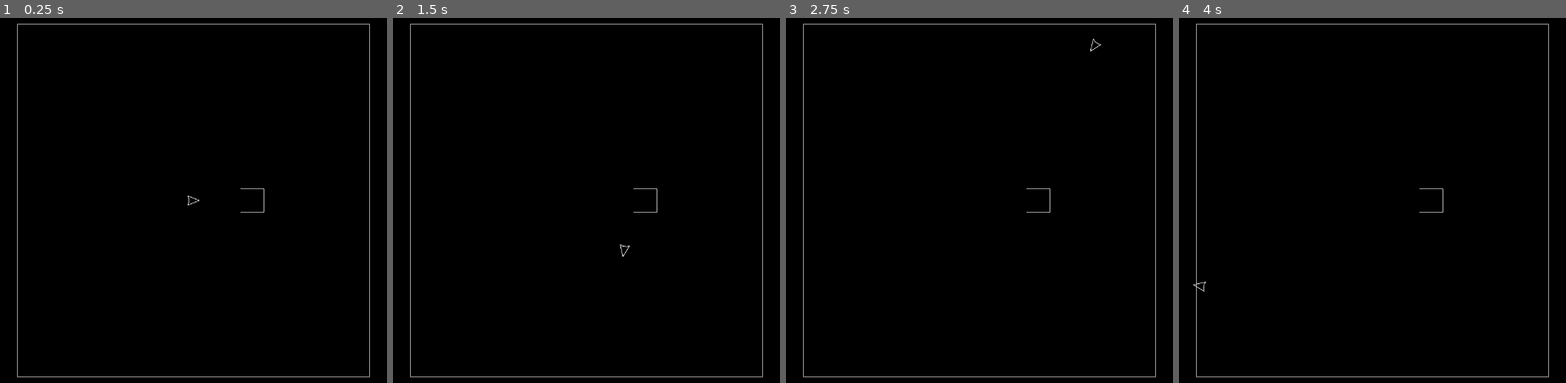
Above: before the commit, frames 1-4 (left to right).
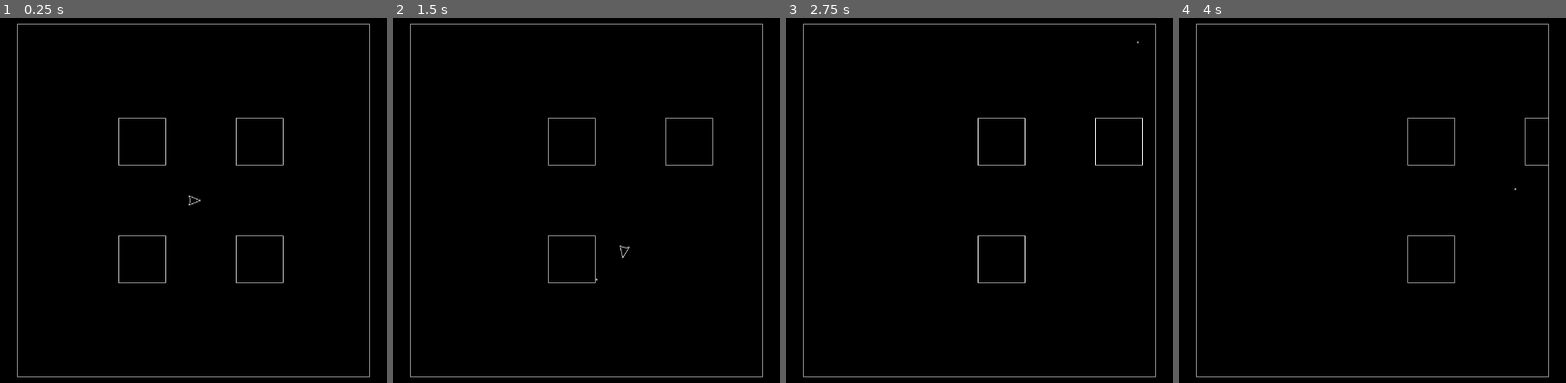
Above: after the commit, the same moments.

Repository: AniMerrill/Meteoroids
Game: Godot game, scene res://Meteoroids.tscn
Same seed, same stepped clock (60 frames per second), same inputs: the game is played once before the commit and once after it.
Inputs:
- Up to frame 1 (0.25 s): no input
- Up to frame 2 (1.5 s): tap Enter at 0.5 s; hold Right (turn_right) 0.53-1.28 s; hold Up (boost) 0.53-1.28 s; tap Space (shoot) at 0.8, 1.35 s; hold Left (turn_left) from 1.28 s (still down)
- Up to frame 3 (2.75 s): tap Up (boost) at 1.55 s; release Left (turn_left) at 2.03 s; hold Right (turn_right) from 2.03 s (still down); hold Up (boost) from 2.03 s (still down); tap Space (shoot) at 2.3 s
- Up to frame 4 (4 s): release Up (boost) at 2.78 s; tap Space (shoot) at 2.85, 3.8 s; tap Up (boost) at 3.05 s; release Right (turn_right) at 3.53 s; hold Left (turn_left) from 3.53 s (still down); hold Up (boost) from 3.53 s (still down)

The runs differ from the first frame. In frame 1, 0.6% of the frame differs, in the area x 30-74%, y 27-73%; in frame 2, 0.5%; in frame 3, 0.5%; in frame 4, 0.4%.

Commit message:
Day 02 Commit
Created a way so that the internal classes could call functions
outside of their scope in Meteoroids.gd (i.e. the draw_object()
function). This also lead to an internalization of most process
and draw calls into their respective classes.

Added a buffer boarder to PlayField so now you cannot see
objects when they leave the area.

Added the ability for the player to shoot, and Bullets expire
after a set amount of time.

Added basic Meteor to test spawning them into the level and
destroying them with the player's bullets.

Diff:
--- a/Meteoroids.gd
+++ b/Meteoroids.gd
@@ -2,6 +2,9 @@
 
 # Generic object that can be drawn in Meteoroids
 class GameObject:
+	# "GameManager" which allows us to use the functions outside of the class
+	var gm : Node2D
+
 	var pos := Vector2.ZERO # Position
 	var rot := 0.0 # Rotation
 
@@ -14,30 +17,35 @@
 
 	var polygon := false # Flag for connecting last point to first point
 
-	func _init()->void:
-		# Setup for "class" checks later
-		set_meta("GameObject", 0)
+	func _init(_gm : Node2D)->void:
+		gm = _gm
+
+	func draw()->void:
+		gm.draw_object(self)
+
+	func get_shape()->PoolVector2Array:
+		return pts[0]
 
 class Ship extends GameObject:
-	var velocity := Vector2.ZERO
-	var max_vel := Vector2(50,50)
+	var vel := Vector2.ZERO
+	var max_vel := Vector2(25,25)
 
 	var rot_speed := PI
 	var speed := 5
 
-	func _init()->void:
+	var spawn_bullet := false
+
+	func _init(_gm : Node2D).(_gm)->void:
 		# TODO: Change points so rotation is centered
 		pts = [[
-			Vector2(10, 0),
-			Vector2(-10, 8),
-			Vector2(-8, 4),
-			Vector2(-8, -4),
-			Vector2(-10, -8)
+			Vector2(12, 0),
+			Vector2(-8, 8),
+			Vector2(-6, 4),
+			Vector2(-6, -4),
+			Vector2(-8, -8)
 			]]
 
 		polygon = true
-
-		set_meta("Ship", 0)
 
 	func process(delta : float)->void:
 		if Input.is_action_pressed("turn_left"):
@@ -53,24 +61,55 @@
 				rot -= 2 * PI
 
 		if Input.is_action_pressed("boost"):
-			velocity += Vector2.RIGHT.rotated(rot) * speed * delta
-
-			if abs(velocity.x) > max_vel.x:
-				velocity.x = sign(velocity.x) * max_vel.x
-
-			if abs(velocity.y) > max_vel.y:
-				velocity.y = sign(velocity.y) * max_vel.y
+			vel += Vector2.RIGHT.rotated(rot) * speed * delta
 
 		if Input.is_action_just_pressed("shoot"):
-			print("shoot")
-
-		pos += velocity
+			spawn_bullet = true
+
+		if abs(vel.x) > max_vel.x:
+				vel.x = sign(vel.x) * max_vel.x
+
+		if abs(vel.y) > max_vel.y:
+			vel.y = sign(vel.y) * max_vel.y
+
+		pos += vel
+
+class Bullet extends GameObject:
+	var vel := Vector2.RIGHT * 500
+
+	var dur := 1.0
+	var time := 0.0
+
+	var delete := false
+
+	var player := true
+
+	#var target
+
+	func _init(_gm : Node2D).(_gm)->void:
+		pts = [[
+			Vector2(-1, -1),
+			Vector2(1, -1),
+			Vector2(1, 1),
+			Vector2(-1, 1)
+			]]
+
+		#target = _target
+
+	func process(delta : float)->void:
+		time += delta
+
+		if time >= dur:
+			delete = true
+		else:
+			pos += vel * delta
 
 class PlayField extends GameObject:
 	var size := 600.0
-	var buffer := 10.0
-
-	func _init()->void:
+	var buffer := 40.0
+	var buffer_color := Color(0,0,0)
+
+	func _init(_gm : Node2D).(_gm)->void:
 		pts = [[
 			Vector2(-size / 2, -size / 2),
 			Vector2(size / 2, -size /2),
@@ -80,7 +119,59 @@
 
 		polygon = true
 
-		set_meta("PlayField", 0)
+	func draw()->void:
+		var buffer_thickness := buffer * 4
+		var buffer_width := size / 2
+
+		# Top
+		gm.draw_rect(
+			Rect2(
+				(-buffer_width - buffer_thickness) * gm.draw_scale + gm.draw_offset.x,
+				(-buffer_thickness - buffer_width) * gm.draw_scale + gm.draw_offset.y,
+				(size + buffer_thickness * 2) * gm.draw_scale,
+				buffer_thickness * gm.draw_scale
+				),
+			buffer_color,
+			true
+		)
+
+		# Bottom
+		gm.draw_rect(
+			Rect2(
+				(-buffer_width - buffer_thickness) * gm.draw_scale + gm.draw_offset.x,
+				(buffer_width) * gm.draw_scale + gm.draw_offset.y,
+				(size + buffer_thickness * 2) * gm.draw_scale,
+				buffer_thickness * gm.draw_scale
+				),
+			buffer_color,
+			true
+		)
+
+		# Left
+		gm.draw_rect(
+			Rect2(
+				(-buffer_width - buffer_thickness) * gm.draw_scale + gm.draw_offset.x,
+				(-buffer_width) * gm.draw_scale + gm.draw_offset.y,
+				buffer_thickness * gm.draw_scale,
+				(size) * gm.draw_scale
+				),
+			buffer_color,
+			true
+		)
+
+		# Right
+		gm.draw_rect(
+			Rect2(
+				(buffer_width) * gm.draw_scale + gm.draw_offset.x,
+				(-buffer_width) * gm.draw_scale + gm.draw_offset.y,
+				buffer_thickness * gm.draw_scale,
+				(size) * gm.draw_scale
+				),
+			buffer_color,
+			true
+		)
+
+		.draw()
 
 	func warp_object(obj : GameObject)->void:
 		if obj.pos.x < -(size / 2) - buffer:
@@ -93,33 +184,126 @@
 		elif obj.pos.y > (size / 2) + buffer:
 			obj.pos.y = -(size / 2) - buffer
 
-class TestSquare extends GameObject:
-	func _init():
+class Meteor extends GameObject:
+	var vel := Vector2.ZERO
+
+	func _init(_gm : Node2D, _pos : Vector2, _vel : Vector2).(_gm):
 		pts = [[
-			Vector2(-20, -20),
-			Vector2(20, -20),
-			Vector2(20, 20),
-			Vector2(-20, 20)
+			Vector2(-40, -40),
+			Vector2(40, -40),
+			Vector2(40, 40),
+			Vector2(-40, 40)
 			]]
 
-		pos = Vector2(100, 0)
+		polygon = true
+
+		pos = _pos
+		vel = _vel
+
+	func process(delta : float)->void:
+		pos += vel * delta
 
 class Level:
-	enum {PLAYFIELD, SHIP, SQUARE}
-
-	var obj = [
-		PlayField.new(),
-		Ship.new(),
-		TestSquare.new()
-		]
-
-	func _init():
-		set_meta("Level", 0)
+	var gm : Node2D
+	var obj := {}
+
+	func _init(_gm : Node2D):
+		obj = {
+			"playfield" : PlayField.new(_gm),
+			"ship" : Ship.new(_gm),
+			"meteors" : [
+				Meteor.new(_gm, Vector2(-100,-100), Vector2.RIGHT * 50),
+				Meteor.new(_gm, Vector2(100,-100), Vector2.RIGHT * 50),
+				Meteor.new(_gm, Vector2(100,100), Vector2.RIGHT * 50),
+				Meteor.new(_gm, Vector2(-100,100), Vector2.RIGHT * 50),
+				],
+			"bullets" : []
+			}
+
+		gm = _gm
 
 	func process(delta : float)->void:
-		obj[SHIP].process(delta)
-
-		obj[PLAYFIELD].warp_object(obj[SHIP])
+		obj.ship.process(delta)
+
+		if obj.ship.spawn_bullet:
+			obj.ship.spawn_bullet = false
+
+			var bullet := Bullet.new(gm)
+
+			bullet.pos = obj.ship.get_shape()[0].rotated(obj.ship.rot) + obj.ship.pos
+			bullet.vel = bullet.vel.rotated(obj.ship.rot)
+			#bullet.player = false
+
+			obj.bullets.append(bullet)
+
+		if !obj.bullets.empty():
+			var bullet_delete_list = []
+
+			for i in range(obj.bullets.size()):
+				obj.bullets[i].process(delta)
+
+				if obj.bullets[i].delete:
+					bullet_delete_list.append(i)
+					break
+
+				if !obj.meteors.empty() && obj.bullets[i].player:
+					var meteor_delete_list = []
+
+					for j in range(obj.meteors.size()):
+						if gm.check_point_in_polygon(
+							obj.bullets[i].pos,
+							obj.meteors[j].get_shape(),
+							obj.meteors[j].pos,
+							obj.meteors[j].rot
+							):
+								bullet_delete_list.append(i)
+								meteor_delete_list.append(j)
+
+					for idx in meteor_delete_list:
+						# TODO: Add spawning smaller meteors
+						obj.meteors.remove(idx)
+
+				# TODO
+				# if !obj.bullets[i].player:
+				# 	####do collision check w/ player####
+	#				if obj.has("square"):
+	#					if gm.check_point_in_polygon(
+	#						obj.bullets[i].pos,
+	#						obj.square.get_shape(),
+	#						obj.square.pos,
+	#						obj.square.rot
+	#						):
+	#							obj.erase("square")
+
+			for idx in bullet_delete_list:
+				obj.bullets.remove(idx)
+
+		if !obj.meteors.empty():
+			for meteor in obj.meteors:
+				meteor.process(delta)
+
+		obj.playfield.warp_object(obj.ship)
+
+		if !obj.bullets.empty():
+			for bullet in obj.bullets:
+				obj.playfield.warp_object(bullet)
+
+		if !obj.meteors.empty():
+			for meteor in obj.meteors:
+				obj.playfield.warp_object(meteor)
+
+	func draw():
+		obj.ship.draw()
+
+		if !obj.bullets.empty():
+			for bullet in obj.bullets:
+				bullet.draw()
+
+		if !obj.meteors.empty():
+			for meteor in obj.meteors:
+				meteor.draw()
+
+		obj.playfield.draw()
 
 var draw_offset := Vector2(OS.window_size.x / 2, OS.window_size.y / 2)
 var draw_scale := 1.0
@@ -127,31 +311,19 @@
 var antialiasing := true
 var draw_fill := false
 
-var level := Level.new()
+var level := Level.new(self)
 
 func _ready():
 	get_tree().get_root().connect("size_changed", self, "window_resize")
 
+
 func _process(delta : float)->void:
 	level.process(delta)
 
-	for point in level.obj[level.SHIP].pts[0]:
-		if check_point_in_polygon(
-			point.rotated(level.obj[level.SHIP].rot) + level.obj[level.SHIP].pos,
-			level.obj[level.SQUARE].pts[0],
-			level.obj[level.SQUARE].pos,
-			level.obj[level.SQUARE].rot
-			):
-				level.obj[level.SHIP].line = Color(1,0,0)
-				break
-		else:
-			level.obj[level.SHIP].line = Color(1,1,1)
-
 	update()
 
 func _draw():
-	for obj in level.obj:
-		draw_object(obj)
+	level.draw()
 
 func draw_object(obj : GameObject)->void:
 	for shape in obj.pts:
@@ -162,7 +334,7 @@
 				(point.rotated(obj.rot) + obj.pos) * draw_scale + draw_offset
 			)
 
-		if draw_fill:
+		if draw_fill && obj.polygon:
 			draw_polygon(draw_shape, [obj.fill])
 
 		for i in range(draw_shape.size()):
@@ -232,17 +404,17 @@
 		# We check and see how many sides of the polygon intersect with the
 		# raycast
 		for i in range(polygon.size()):
-			var lineB_start : Vector2
-			var lineB_end : Vector2
+			var line_b_start : Vector2
+			var line_b_end : Vector2
 
 			if i == polygon.size() - 1:
-				lineB_start = polygon[i].rotated(poly_rot) + poly_pos
-				lineB_end = polygon[0].rotated(poly_rot) + poly_pos
+				line_b_start = polygon[i].rotated(poly_rot) + poly_pos
+				line_b_end = polygon[0].rotated(poly_rot) + poly_pos
 			else:
-				lineB_start = polygon[i].rotated(poly_rot) + poly_pos
-				lineB_end = polygon[i + 1].rotated(poly_rot) + poly_pos
-
-			if check_line_intersection(ray, point, lineB_start, lineB_end):
+				line_b_start = polygon[i].rotated(poly_rot) + poly_pos
+				line_b_end = polygon[i + 1].rotated(poly_rot) + poly_pos
+
+			if check_line_intersection(ray, point, line_b_start, line_b_end):
 				intersections += 1
 
 		# If the number of intersections is odd, then the point is inside the
--- a/project.godot
+++ b/project.godot
@@ -72,7 +72,7 @@
 "deadzone": 0.5,
 "events": [ Object(InputEventKey,"resource_local_to_scene":false,"resource_name":"","device":0,"alt":false,"shift":false,"control":false,"meta":false,"command":false,"pressed":false,"scancode":16777232,"unicode":0,"echo":false,"script":null)
 , Object(InputEventKey,"resource_local_to_scene":false,"resource_name":"","device":0,"alt":false,"shift":false,"control":false,"meta":false,"command":false,"pressed":false,"scancode":87,"unicode":0,"echo":false,"script":null)
-, Object(InputEventJoypadButton,"resource_local_to_scene":false,"resource_name":"","device":0,"button_index":12,"pressure":0.0,"pressed":false,"script":null)
+, Object(InputEventJoypadButton,"resource_local_to_scene":false,"resource_name":"","device":0,"button_index":1,"pressure":0.0,"pressed":false,"script":null)
  ]
 }
 shoot={
